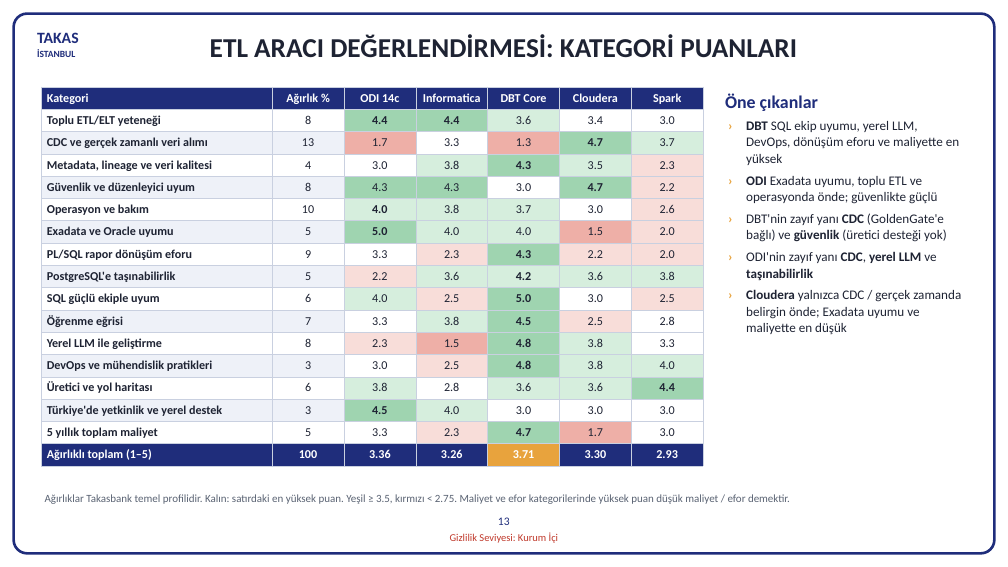
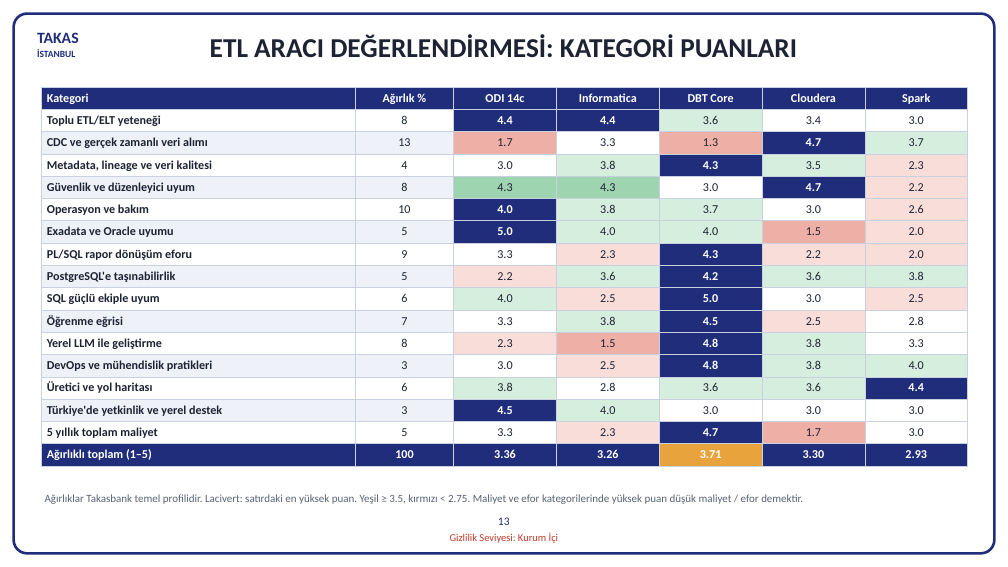
Before and after one commit to hanifidemirel0/Cursor-Projects, a slide deck: slide 13 of outputs/dwh-sunum-kasim-2026/5 - DWHSunum_Kasim2026.pptx. Drawn at 1008x567 pixels with LibreOffice and Linux fonts; fonts in the diff are those of the drawing. Boxes give left, top, right and bottom in pixels: in the first picture for what was removed or moved away, otherwise in the second. Text is boxed around its words. In the diff, an @@ line names an element or a change of style, - is before the commit and + after.

```diff
--- a/outputs/dwh-sunum-kasim-2026/5 - DWHSunum_Kasim2026.pptx
+++ b/outputs/dwh-sunum-kasim-2026/5 - DWHSunum_Kasim2026.pptx
@@ table at [42,87,968,466] @@
@@ fill #9FD4B0 to #1F2D7B in 14 cells @@
@@ fill #D6EEDD to #1F2D7B in 2 cells @@
@@ text colour #1E2333 to #FFFFFF in "4.4", "4.4", "4.7", "4.3" and 12 more places @@
@@ table: place and size @@
-table at [42,87,703,466]
+table at [42,87,968,466]
@@ text removed at [725,94,818,111] @@
-Öne çıkanlar
@@ text removed at [746,121,961,334] @@
-› DBT SQL ekip uyumu, yerel LLM, DevOps, dönüşüm eforu ve maliyette en yüksek
-› ODI Exadata uyumu, toplu ETL ve operasyonda önde; güvenlikte güçlü
-› DBT'nin zayıf yanı CDC (GoldenGate'e bağlı) ve güvenlik (üretici desteği yok)
-› ODI'nin zayıf yanı CDC, yerel LLM ve taşınabilirlik
-› Cloudera yalnızca CDC / gerçek zamanda belirgin önde; Exadata uyumu ve maliyette en düşük
@@ text at [45,494,803,504]: text changed @@
-Ağırlıklar Takasbank temel profilidir. Kalın: satırdaki en yüksek puan. Yeşil ≥ 3.5, kırmızı < 2.75. Maliyet ve efor kategorilerinde yüksek puan düşük maliyet / efor demektir.
+Ağırlıklar Takasbank temel profilidir. Lacivert: satırdaki en yüksek puan. Yeşil ≥ 3.5, kırmızı < 2.75. Maliyet ve efor kategorilerinde yüksek puan düşük maliyet / efor demektir.
```
Also in this commit, not shown: 2 other files.
